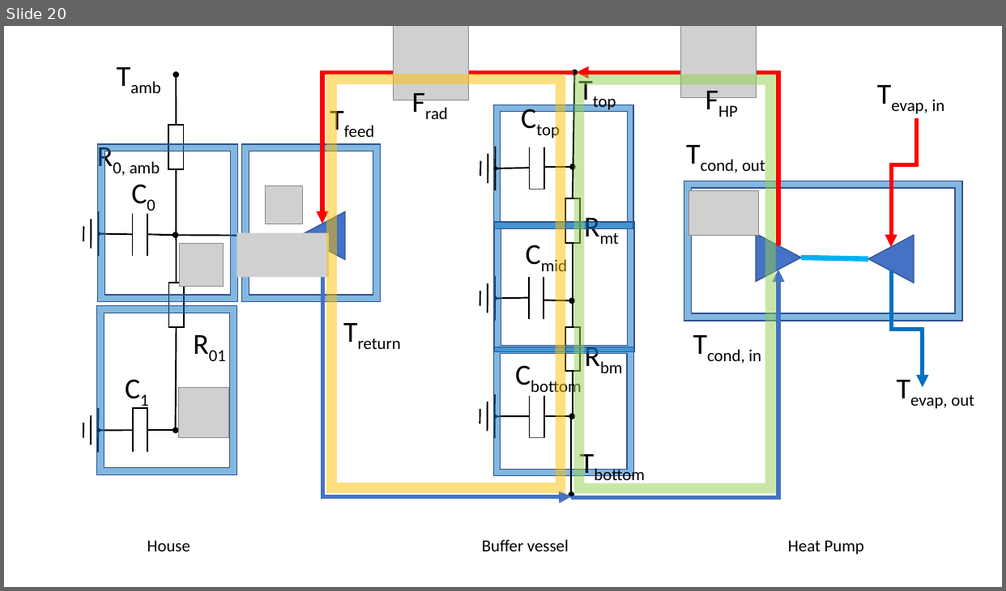
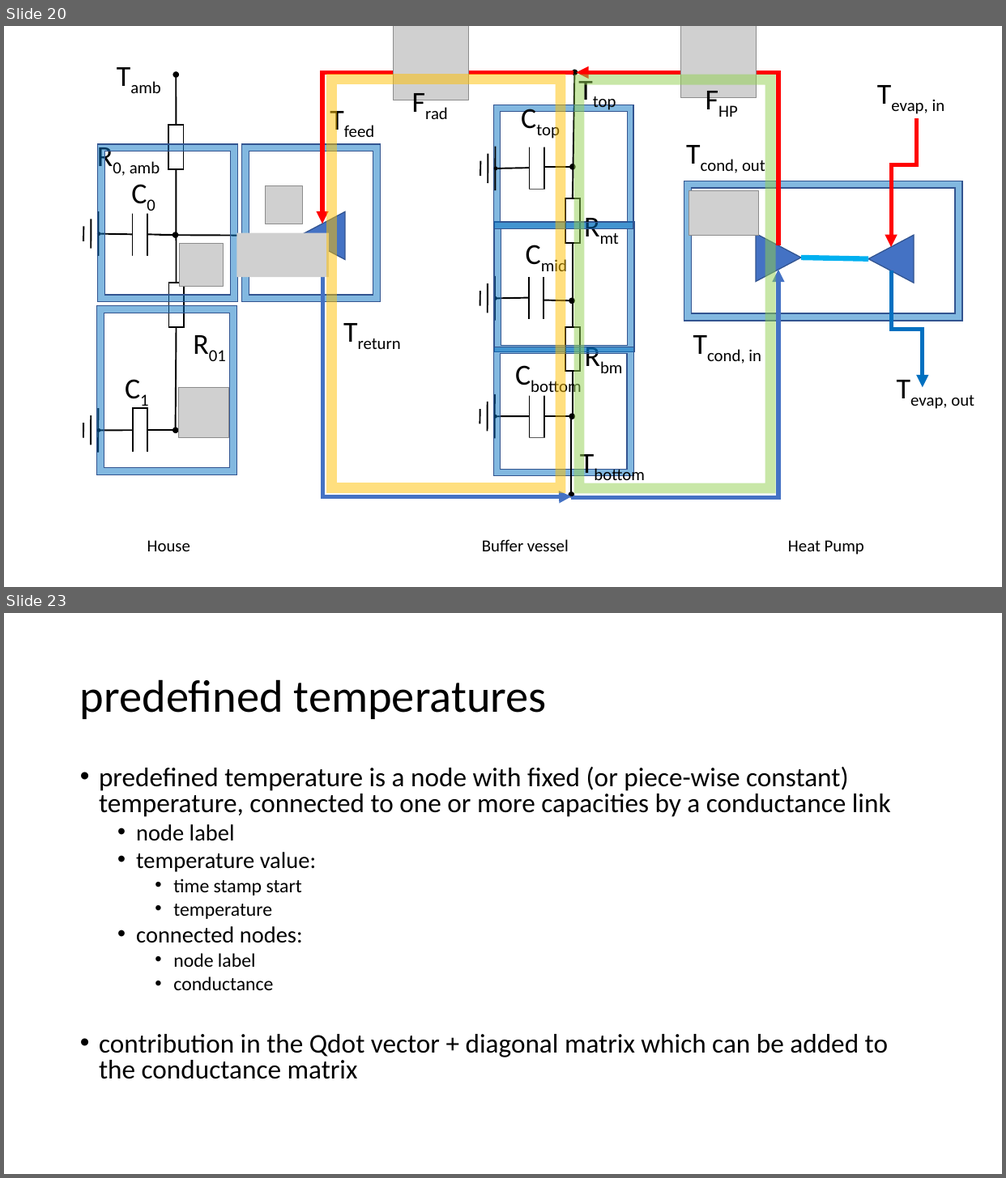
Before and after one commit to hancse/twozone_housemodel, a slide deck: Documentation/House_model_References/Pictures/New Microsoft PowerPoint Presentation.pptx. Shown one above the other, each under a label of ours: slide 20 before the commit, slides 20 and 23 after it; the slides between them are not shown. The pictures are 1006x591 and 1006x1178 pixels, drawn with LibreOffice and Linux fonts; fonts in the diff are those of the drawing; grey boxes stand for pictures. Boxes give left, top, right and bottom in pixels: in the first picture for what was removed or moved away, otherwise in the second. Text is boxed around its words. In the diff, an @@ line names an element or a change of style, - is before the commit and + after.

Commit message:
slides met overzicht van model componenten (house, buffer, radiator, fixed temperature nodes)

```diff
--- a/Documentation/House_model_References/Pictures/New Microsoft PowerPoint Presentation.pptx
+++ b/Documentation/House_model_References/Pictures/New Microsoft PowerPoint Presentation.pptx
@@ slide 23 added at box(4, 613, 1002, 1174), background #FFFFFF @@
@@ title added at box(80, 679, 547, 719), 44 pt, text #000000 @@
+predefined temperatures
@@ text added at box(99, 767, 891, 1080), 25.9 pt, text #000000 @@
+• predefined temperature is a node with fixed (or piece-wise constant) temperature, connected to one or more capacities by a conductance link
+  • node label
+  • temperature value:
+    • time stamp start
+    • temperature
+  • connected nodes:
+    • node label
+    • conductance
+• contribution in the Qdot vector + diagonal matrix which can be added to the conductance matrix
```
Also in this commit, not shown: 3 other slides added.
